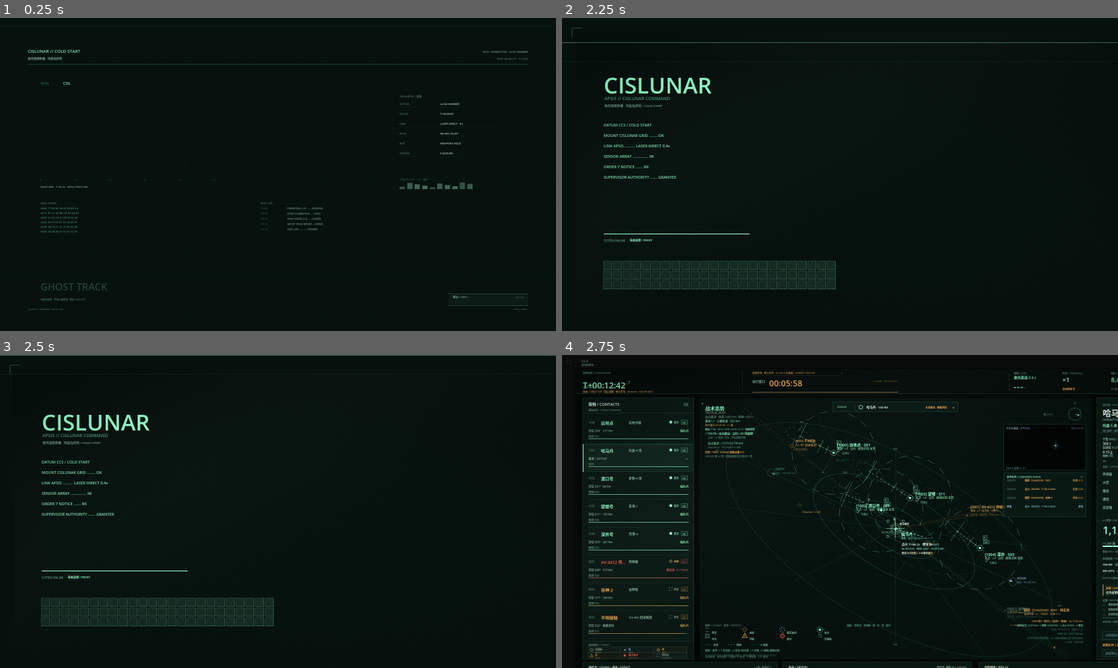
Above: before the commit, frames 1-4 (two rows, left to right).
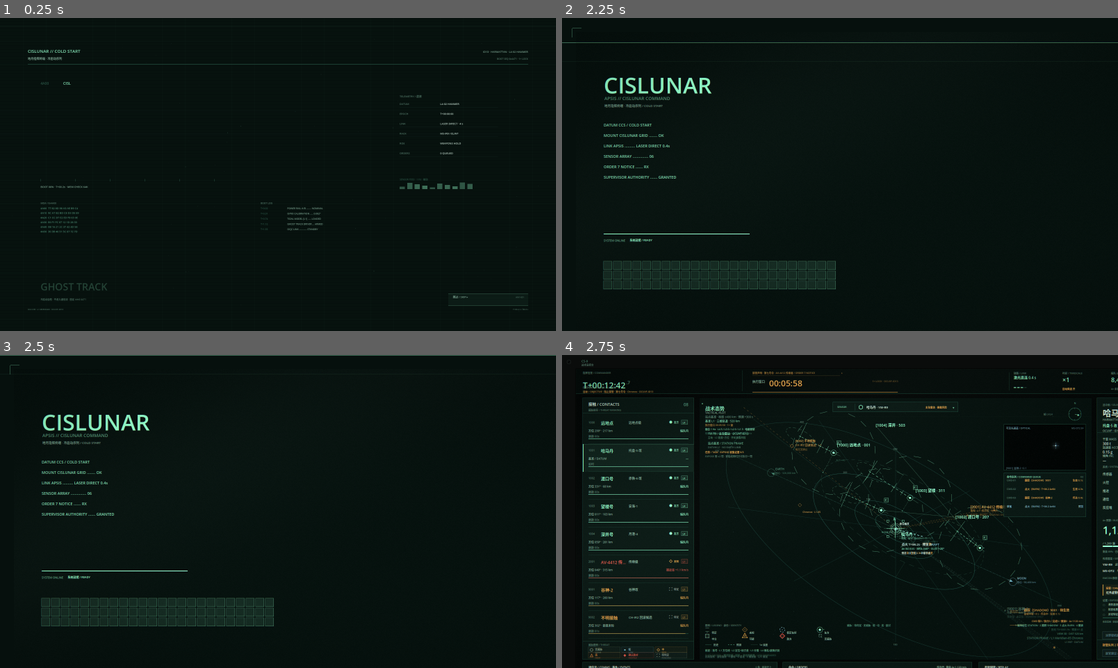
Above: after the commit, the same moments.

Repository: HATO-24/ghost-track-apsis
Game: Godot game, scene res://intro.tscn
The game is run twice, just before and just after one commit, with the same random seed, the same clock (stepped at 60 frames per second) and the same inputs.
Inputs (mouse positions are in pixels of both pictures, inside the frame that each line leads up to):
- Up to frame 1 (0.25 s): no input
- Up to frame 2 (2.25 s): tap Enter at 0.5 s; move the mouse to (962, 158) at 0.52 s; hold Right 0.53-1.25 s; hold E 0.53-1.25 s; click (962, 158) at 0.67 s; tap Space at 0.77 s; drag from (840, 174) to (812, 237) at 1.27 s; move the mouse to (895, 105) at 2.02 s; hold Right from 2.03 s (still down); tap 2 at 2.1 s; click (895, 105) at 2.17 s
- Up to frame 3 (2.5 s): keep holding Right
- Up to frame 4 (2.75 s): keep holding Right

Frames 1-3 are identical in both runs. In frame 4, 0.6% of the frame differs, in the area x 30-83%, y 21-67%.

Commit message:
修复战术态势标签碰撞/旧阵营术语；自动演示录屏钩子(WIP)

Diff:
--- /dev/null
+++ b/game_v15/scripts/demo_director.gd
@@ -0,0 +1,105 @@
+extends Node
+
+# P6：录屏/回归用自动演示导演。
+# 只由 main.gd 在 DSH_DEMO=1 时创建；不进入正常玩家流程。
+
+const FPS := 30.0
+
+var main_ref
+var _caption_label: Label
+
+func start() -> void:
+	if main_ref == null:
+		return
+	_caption_label = main_ref._demo_caption
+	await _wait(0.8)
+	await _segment_prelude()
+	await _segment_sensors_and_orders()
+	await _segment_evidence()
+	await _segment_decision_and_report()
+	await _wait(4.0)
+	get_tree().quit()
+
+func _wait(sec: float) -> void:
+	var frames := maxi(1, int(round(sec * FPS)))
+	for i in frames:
+		await get_tree().process_frame
+
+func _caption(s: String) -> void:
+	if _caption_label != null:
+		_caption_label.text = s
+	print("DEMO ", s)
+
+func _st():
+	return main_ref.state
+
+func _hud():
+	return main_ref.hud
+
+func _segment_prelude() -> void:
+	var st = _st()
+	_caption("01 / 航行准备 · L4 HAMMER → L1 MERIDIAN")
+	await _wait(1.4)
+	st.prelude_choose_route("meridian")
+	await _wait(0.9)
+	st.prelude_choose_window("t1800")
+	await _wait(0.9)
+	st.prelude_confirm()
+	await _wait(1.6)
+
+func _segment_sensors_and_orders() -> void:
+	var st = _st()
+	var hu = _hud()
+	st.selected = 1
+	_caption("02 / 接触判读 · 按舰传感器架")
+	await _wait(1.2)
+	hu.menu_open = true
+	await _wait(1.2)
+	st.set_sensor("harmattan", 0, false)
+	await _wait(1.0)
+	st.set_sensor("harmattan", 0, true)
+	await _wait(0.8)
+	hu.menu_open = false
+	_caption("03 / 命令 · 站位 / 跟踪 / 点火")
+	await _wait(0.8)
+	st.issue_command("STATION", {}, "远地点号")
+	st.issue_command("SHADOW", {"hold_km": 60.0}, "谷神-2")
+	await _wait(2.0)
+
+func _segment_evidence() -> void:
+	var st = _st()
+	_caption("04 / 副官申请 · 取证与撤离")
+	st.clock = 21.0
+	st.refresh(st.clock)
+	await _wait(2.2)
+	st.ack_adjutant("telemetry")
+	await _wait(1.6)
+	st.clock = 55.0
+	st.refresh(st.clock)
+	await _wait(1.0)
+	st.start_evidence_task("inspection_blackbox")
+	_caption("05 / 穿梭机取证 · 港务遥测 / 核查组黑匣子")
+	await _wait(2.0)
+	st.clock = 130.0
+	st.refresh(st.clock)
+	await _wait(1.0)
+	st.start_evacuation()
+	await _wait(1.8)
+	st.clock = 195.0
+	st.refresh(st.clock)
+	_caption("06 / 证据 2/3 · 可走 EXPOSE")
+	await _wait(2.0)
+
+func _segment_decision_and_report() -> void:
+	var st = _st()
+	st.exec_left = 60.0
+	st.clock = 301.0
+	st.refresh(st.clock)
+	_caption("07 / 指挥官决策 · HOLD / EVACUATE / EXPOSE")
+	await _wait(3.0)
+	st.choose_ending("EXPOSE")
+	_caption("08 / 内部报告 · 如实提交")
+	await _wait(2.4)
+	st.submit_report("TRUTH")
+	_caption("09 / 归档 · END")
+	await _wait(2.0)
--- a/game_v15/scripts/intro.gd
+++ b/game_v15/scripts/intro.gd
@@ -54,6 +54,9 @@
 var _master := 0.8
 var _muted := false
 var _cfg := ConfigFile.new()
+var _demo := false
+var _demo_started := false
+var _sfx_stage := 0
 
 # ── 确定性视觉素材 ────────────────────────────────────
 var _stars: Array = []         # [{p:Vector2, a:float, s:int}]
@@ -71,6 +74,7 @@
 	_load_settings()
 	_build_visuals()
 	_parse_env()
+	_demo = OS.get_environment("DSH_DEMO") == "1"
 	queue_redraw()
 
 func _load_settings() -> void:
@@ -194,8 +198,23 @@
 	_menu_t += delta
 	if _state == "cg":
 		var ct := _cg_time()
+		if ct >= 0.06 and _sfx_stage < 1:
+			_sfx_stage = 1
+			_audio("sfx", "boot")
+		if ct >= 3.16 and _sfx_stage < 2:
+			_sfx_stage = 2
+			_audio("sfx", "hard_cut")
+		if ct >= 6.46 and _sfx_stage < 3:
+			_sfx_stage = 3
+			_audio("sfx", "hard_cut")
+		if ct >= 6.57 and _sfx_stage < 4:
+			_sfx_stage = 4
+			_audio("sfx", "hard_cut")
 		if ct >= CG_TOTAL:
 			_enter_menu()
+	elif _state == "menu" and _demo and not _demo_started and _menu_t >= 2.8:
+		_demo_started = true
+		_activate_menu(0)
 	if _shot_path != "" and not _capture_started:
 		_shot_frames += 1
 		if _shot_frames >= SHOT_FRAMES:
--- a/game_v15/scripts/main.gd
+++ b/game_v15/scripts/main.gd
@@ -4,6 +4,9 @@
 const PlotScript := preload("res://scripts/plot.gd")
 const HudScript := preload("res://scripts/hud.gd")
 const Orbit := preload("res://scripts/orbit_model.gd")
+const Palette := preload("res://scripts/pal.gd")
+const UiFonts := preload("res://scripts/fonts.gd")
+const DemoDirector := preload("res://scripts/demo_director.gd")
 
 const BASE := Vector2i(1920, 1080)
 const PLOT_RECT := Rect2(396.0, 124.0, 1128.0, 752.0)
@@ -21,6 +24,8 @@
 var _last_decision := false
 var _last_consequence := false
 var _last_report := false
+var _demo_caption: Label
+var _demo_director
 
 func _ready() -> void:
 	_shot_path = OS.get_environment("DSH_SHOT")
@@ -91,6 +96,30 @@
 
 	# P1g：END 归档页由 hud.gd 负责；main 只保留 R/Q 键位转发，避免双 EndPanel。
 	end_panel = null
+
+	# P6：自动演示导演（仅 DSH_DEMO=1；录屏/回归用）。
+	if OS.get_environment("DSH_DEMO") == "1":
+		var cap_bg := ColorRect.new()
+		cap_bg.position = Vector2(48, 1002)
+		cap_bg.size = Vector2(1500, 38)
+		cap_bg.color = Palette.a(Palette.BG, 0.82)
+		cap_bg.mouse_filter = Control.MOUSE_FILTER_IGNORE
+		root.add_child(cap_bg)
+		_demo_caption = Label.new()
+		_demo_caption.position = Vector2(60, 1009)
+		_demo_caption.size = Vector2(1476, 28)
+		_demo_caption.mouse_filter = Control.MOUSE_FILTER_IGNORE
+		_demo_caption.add_theme_font_override("font", UiFonts.cjk())
+		_demo_caption.add_theme_font_size_override("font_size", 18)
+		_demo_caption.add_theme_color_override("font_color", Palette.PH)
+		_demo_caption.add_theme_color_override("font_shadow_color", Color(0, 0, 0, 0.9))
+		_demo_caption.add_theme_constant_override("shadow_offset_x", 2)
+		_demo_caption.add_theme_constant_override("shadow_offset_y", 2)
+		root.add_child(_demo_caption)
+		_demo_director = DemoDirector.new()
+		_demo_director.main_ref = self
+		add_child(_demo_director)
+		_demo_director.call_deferred("start")
 
 	if _shot_path != "":
 		state.boot_t = 2.0
--- a/game_v15/scripts/plot.gd
+++ b/game_v15/scripts/plot.gd
@@ -68,6 +68,8 @@
 # 自动缓慢自转；用户一动手就停
 var auto_rotate := true
 # 模式硬切：-1 = 不动画，0..0.44 = 进行中
+var _label_rects: Array[Rect2] = []
+var _pending_contact_labels: Array = []
 var mode_fx_t := -1.0
 
 var _t := 0.0
@@ -278,6 +280,8 @@
 # ── 画布 ────────────────────────────────────────────────
 
 func _draw() -> void:
+	_label_rects.clear()
+	_pending_contact_labels.clear()
 	_update_camera()
 	draw_rect(Rect2(Vector2.ZERO, size), Palette.BG)
 	_draw_dots()
@@ -294,8 +298,23 @@
 	_draw_datum_backing()
 	_draw_grid()
 	_draw_own_plan()
+	# P4d：先把本舰中心与点火/站位注记区当作保留区，接触标签绕开。
+	var oo := _o()
+	_label_rects.append(Rect2(oo - Vector2(150, 90), Vector2(300, 180)).grow(4.0))
+	_label_rects.append(Rect2(oo + Vector2(0, 22), Vector2(300, 86)).grow(4.0))
+	for raw in state.pending_commands():
+		var c2: Dictionary = raw
+		var tgt := String(c2.get("target", ""))
+		if tgt != "":
+			var tt: Dictionary = state.track_by_id(tgt)
+			if not tt.is_empty() and _lvl(tt) >= 2:
+				var cp := _contact_pos3(tt)
+				if _ok(cp):
+					_label_rects.append(Rect2(cp + Vector2(10, -38), Vector2(250, 56)).grow(4.0))
 	_draw_contacts()
 	_draw_own()
+	for it in _pending_contact_labels:
+		_draw_track_label(it["t"], it["p"], it["col"])
 	_draw_sensor()
 	_draw_tasks()
 	_draw_chrome()
@@ -968,7 +987,7 @@
 			draw_circle(base, 1.4, Palette.a(col, 0.35))
 		_draw_covariance(p, t, col)
 		_draw_symbol(p, t, col)
-		_draw_track_label(t, p, col)
+		_pending_contact_labels.append({"t": t, "p": p, "col": col})
 
 # L1：只有方位线（无点、无距离、无预测）
 func _draw_bearing_contact(t: Dictionary, col: Color) -> void:
@@ -1178,11 +1197,71 @@
 		return
 	_symbol_at(p, _ident(t), Palette.a(col, 0.95), int(t.get("level", 1)))
 
+func _is_selected_track(t: Dictionary) -> bool:
+	if state == null or state.tracks.is_empty():
+		return false
+	var idx := clampi(int(state.selected), 0, state.tracks.size() - 1)
+	return state.tracks[idx] == t
+
+func _label_free(r: Rect2) -> bool:
+	for u in _label_rects:
+		if u.intersects(r):
+			return false
+	return true
+
 func _draw_track_label(t: Dictionary, p: Vector2, col: Color) -> void:
-	var off: Vector2 = t.get("off", Vector2(16, 12))
-	var lx := p.x + off.x
-	var ly := p.y + off.y
 	var lv := _lvl(t)
+	# P4d：标签碰撞规避。未选中接触只显示一行，选中项展开多行。
+	var compact := not _is_selected_track(t)
+	var label_w := 190.0 if compact else 250.0
+	var label_h := 20.0 if compact else 46.0
+	var base_off: Vector2 = t.get("off", Vector2(16, 12))
+	var candidates: Array[Vector2] = [
+		base_off,
+		Vector2(16, 12),
+		Vector2(16, -label_h - 8.0),
+		Vector2(-label_w - 8.0, 12),
+		Vector2(-label_w - 8.0, -label_h - 8.0),
+		Vector2(16, label_h + 12.0),
+		Vector2(16, -label_h * 2.0 - 4.0),
+		Vector2(-label_w - 8.0, label_h + 12.0),
+		Vector2(label_w + 24.0, 12),
+		Vector2(label_w + 24.0, -label_h - 8.0),
+	]
+	var chosen := base_off
+	var found := false
+	for c in candidates:
+		var r := Rect2(p + c, Vector2(label_w, label_h)).grow(2.0)
+		if r.position.x < 6.0 or r.position.y < 6.0:
+			continue
+		if r.end.x > size.x - 6.0 or r.end.y > size.y - 6.0:
+			continue
+		if _label_free(r):
+			chosen = c
+			found = true
+			break
+	if not found:
+		# 兜底：在点周围搜索 40px 网格，找第一个空白区；最后才退回基准偏移。
+		for dy in range(-360, 361, 40):
+			for dx in [-300, -220, -140, -60, 60, 140, 220, 300]:
+				var c2 := Vector2(float(dx), float(dy))
+				var r2 := Rect2(p + c2, Vector2(label_w, label_h)).grow(2.0)
+				if r2.position.x < 6.0 or r2.position.y < 6.0 or r2.end.x > size.x - 6.0 or r2.end.y > size.y - 6.0:
+					continue
+				if _label_free(r2):
+					chosen = c2
+					found = true
+					break
+			if found:
+				break
+		if not found:
+			chosen = base_off
+	var lr := Rect2(p + chosen, Vector2(label_w, label_h))
+	_label_rects.append(lr.grow(2.0))
+	var lx := p.x + chosen.x
+	var ly := p.y + chosen.y
+	if chosen.length() > 40.0:
+		draw_line(p, lr.position + Vector2(0, 8), Palette.a(col, 0.22), 1.0, 3.0)
 	var dim := 0.55 if t.get("stale", false) else 1.0
 	var batch := String(t.get("batch", t.get("id", "")))
 	var nm := String(t.get("name", t.get("id", "")))
@@ -1198,10 +1277,14 @@
 	match lv:
 		2:
 			_txt(idf, lx, ly, "[%s] %s" % [batch, nm], 11, Palette.a(col, dim))
+			if compact:
+				return
 			_txt(mono, lx, ly + 12.0, "%s%s · L2 · %03d° · %s km · σ%.1f%s" % [ident, th_tag, int(t.get("bearing", 0)), rng_label, sig, stale_tag], 8, Palette.a(col, 0.62 * dim))
 		3:
 			var cls: Dictionary = t.get("classification", {})
 			_txt(idf, lx, ly, "[%s] %s" % [batch, nm], 11, Palette.a(col, dim))
+			if compact:
+				return
 			_txt(cjk, lx, ly + 12.0, "%s%s · L3 · %s · %s · %s" % [ident, th_tag, String(cls.get("ship_class", "—")), String(cls.get("builder", "—")), String(cls.get("faction", "—"))], 8, Palette.a(col, 0.66 * dim))
 			_txt(mono, lx, ly + 24.0, "L3 已分类 · %s km%s" % [rng_label, stale_tag], 7, Palette.a(col, 0.45 * dim))
 		4:
@@ -1212,6 +1295,8 @@
 			if hull != "":
 				title += " · %s" % hull
 			_txt(idf, lx, ly, title, 11, Palette.a(col, dim))
+			if compact:
+				return
 			var iff := String(t.get("iff_status", ""))
 			_txt(mono, lx, ly + 12.0, "%s%s · L4 · %s · 敌我识别 %s%s" % [ident, th_tag, String(info.get("faction", "—")), _iff_text(iff), stale_tag], 8, Palette.a(col, 0.66 * dim))
 			if iff == "friend" or String(info.get("via", "")) == "datalink":
--- a/game_v15/scripts/sensor_model.gd
+++ b/game_v15/scripts/sensor_model.gd
@@ -274,17 +274,17 @@
 const SIGNATURE_DB := {
 	"YW-R9": {
 		"signature": "search-radar", "class_hint": "R-9 搜索雷达",
-		"platform_hint": "签约国 / 清算署标准雷达", "faction_hint": "签约国 / 清算署",
+		"platform_hint": "UEG 第33舰队 / 搜索雷达", "faction_hint": "UEG 第33舰队 / 清算者",
 		"level_support": 3, "confidence": 0.8, "ref": "05 §S-05（示例：R-9 雷达只有清算级装）；06 §4.3",
 	},
 	"KD-R6": {
 		"signature": "lpi-radar", "class_hint": "红隼低截获雷达",
-		"platform_hint": "高端分遣队舰", "faction_hint": "签约国 / 公约",
+		"platform_hint": "UEG 第33舰队 / 高端分遣队舰", "faction_hint": "UEG 第33舰队 / 清算者",
 		"level_support": 3, "confidence": 0.7, "ref": "06 §4.3（低截获概率）",
 	},
 	"MS-R4": {
 		"signature": "search-radar", "class_hint": "明视 R-4 雷达",
-		"platform_hint": "签约国舰", "faction_hint": "签约国",
+		"platform_hint": "OCUVF / 联合轨道军舰", "faction_hint": "OCUVF",
 		"level_support": 3, "confidence": 0.6, "ref": "06 §4.3",
 	},
 	"SC-R2": {
@@ -294,12 +294,12 @@
 	},
 	"CH-R0": {
 		"signature": "radio", "class_hint": "车肆无线电",
-		"platform_hint": "车肆改装船 / 民用", "faction_hint": "民用 / 公约",
+		"platform_hint": "车肆改装船 / 民用", "faction_hint": "民用",
 		"level_support": 2, "confidence": 0.4, "ref": "06 §4.3（易被测向）",
 	},
 	"MK-12": {
 		"signature": "iff-interrogator", "class_hint": "MK-12 询问",
-		"platform_hint": "公约 / 签约国标准件", "faction_hint": "公约 / 签约国",
+		"platform_hint": "联合轨道军 / 标准件", "faction_hint": "联合轨道军",
 		"level_support": 2, "confidence": 0.5, "ref": "05 §S-06",
 	},
 	"MS-L2": {
@@ -321,7 +321,7 @@
 const RACK_BLUEPRINTS := {
 	# 远地点号（刺桐-2M，泉州重工，船坞舰，001）——旗舰，后方；07 §2
 	"apsis": {
-		"source": "公约 · AD 特遣群",
+		"source": "OCUVF-ID13",
 		"sensors": [
 			{"model": "MS-IR9", "on": true},
 			{"model": "MS-OT2", "on": true},
@@ -331,7 +331,7 @@
 	},
 	# 哈马丹号（托盘-5 改，车肆重工，哨舰，114）——舰队 AWACS/EWR 节点（19 §6）
 	"harmattan": {
-		"source": "公约 · AD 特遣群",
+		"source": "OCUVF-ID13",
 		"sensors": [
 			{"model": "YW-R9", "on": false},   # 默认 EMCON；第一关由命令哈马丹开机
 			{"model": "MS-OT2", "on": true},
@@ -342,7 +342,7 @@
 	},
 	# 渡口号（赤铁-6 改，永昼机械，炮舰）——传感器差，但有火控级 LR-4
 	"ferry": {
-		"source": "公约 · AD 特遣群",
+		"source": "OCUVF-ID13",
 		"sensors": [
 			{"model": "CH-IR2", "on": true},
 			{"model": "LR-4", "on": false},
@@ -351,22 +351,22 @@
 	},
 	# 深井号（月港-4，泉州重工，油船）——只有无线电
 	"deepwell": {
-		"source": "公约 · AD 特遣群",
+		"source": "OCUVF-ID13",
 		"sensors": [
 			{"model": "CH-R0", "on": true},
 		],
 	},
 	# 望楼号（安海-1，泉州重工，中继舰）——07 §7：望楼的激光通信
 	"watchtower": {
-		"source": "公约 · AD 特遣群",
+		"source": "OCUVF-ID13",
 		"sensors": [
 			{"model": "MS-L2", "on": true},
 			{"model": "CH-R0", "on": true},
 		],
 	},
-	# AV-4412 传唤者（2001，传唤级，清算署）——它的 ELINT 会点名玩家雷达（07 §3 Phase 1）
+	# AV-4412 传唤者（2001，传唤级，UEG 第33舰队）——它的 ELINT 会点名玩家雷达（07 §3 Phase 1）
 	"summons_4471": {
-		"source": "清算署",
+		"source": "UEG 第33舰队 / 清算者",
 		"sensors": [
 			{"model": "YW-R9", "on": false},
 			{"model": "MK-12", "on": false},
@@ -388,37 +388,37 @@
 const SHIPS := {
 	"apsis": {
 		"name": "远地点", "name_en": "APSIS", "hull": "001", "ship_class": "远地点级",
-		"builder": "泉州重工", "role": "船坞舰", "faction": "公约", "side": "friend",
+		"builder": "泉州重工", "role": "船坞舰", "faction": "OCUVF-ID13", "side": "friend",
 		"transponder": "ok", "iff_code": "CMP-001",
 		"rcs_m2": 12000.0, "temp_k": 320.0, "area_m2": 9000.0,
 	},
 	"harmattan": {
 		"name": "哈马丹", "name_en": "HARMATTAN", "hull": "114", "ship_class": "托盘-5 改",
-		"builder": "车肆重工", "role": "哨舰", "faction": "公约", "side": "friend",
+		"builder": "车肆重工", "role": "哨舰", "faction": "OCUVF-ID13", "side": "friend",
 		"transponder": "ok", "iff_code": "CMP-114",
 		"rcs_m2": 300.0, "temp_k": 305.0, "area_m2": 700.0,
 	},
 	"ferry": {
 		"name": "渡口号", "name_en": "FERRY", "hull": "207", "ship_class": "赤铁-6 改",
-		"builder": "永昼机械", "role": "炮舰", "faction": "公约", "side": "friend",
+		"builder": "永昼机械", "role": "炮舰", "faction": "OCUVF-ID13", "side": "friend",
 		"transponder": "ok", "iff_code": "CMP-207",
 		"rcs_m2": 1200.0, "temp_k": 310.0, "area_m2": 1800.0,
 	},
 	"deepwell": {
 		"name": "深井", "name_en": "DEEPWELL", "hull": "503", "ship_class": "月港-4",
-		"builder": "泉州重工", "role": "油船", "faction": "公约", "side": "friend",
+		"builder": "泉州重工", "role": "油船", "faction": "OCUVF-ID13", "side": "friend",
 		"transponder": "ok", "iff_code": "CMP-503",
 		"rcs_m2": 4000.0, "temp_k": 300.0, "area_m2": 4600.0,
 	},
 	"watchtower": {
 		"name": "望楼", "name_en": "WATCHTOWER", "hull": "311", "ship_class": "安海-1",
-		"builder": "泉州重工", "role": "中继舰", "faction": "公约", "side": "friend",
+		"builder": "泉州重工", "role": "中继舰", "faction": "OCUVF-ID13", "side": "friend",
 		"transponder": "ok", "iff_code": "CMP-311",
 		"rcs_m2": 1500.0, "temp_k": 300.0, "area_m2": 1200.0,
 	},
 	"summons_4471": {
 		"name": "案卷 4471", "name_en": "SUMMONS", "hull": "4471", "ship_class": "传唤级",
-		"builder": "清算署改装", "role": "送达舰", "faction": "清算署", "side": "hostile",
+		"builder": "UEG 第33舰队改装", "role": "送达舰", "faction": "UEG 第33舰队", "side": "hostile",
 		"transponder": "ok", "iff_code": "RCV-4471",
 		"rcs_m2": 1400.0, "temp_k": 310.0, "area_m2": 1600.0,
 	},
